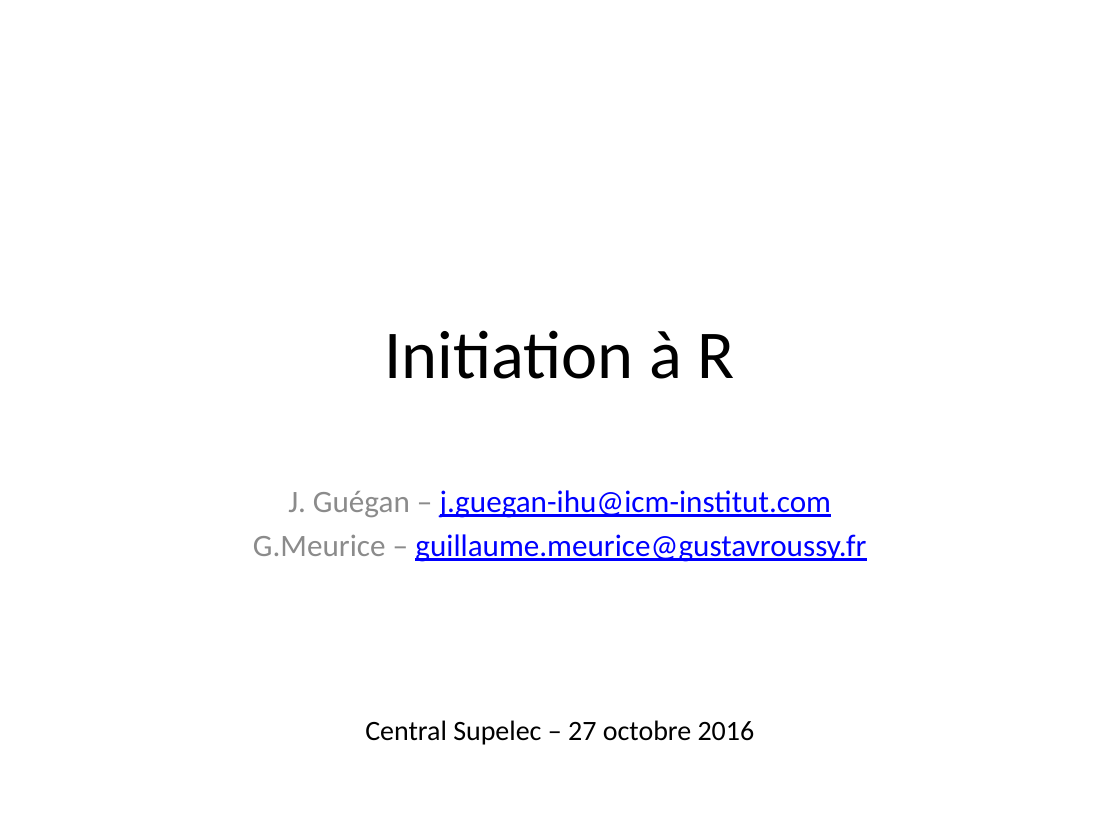
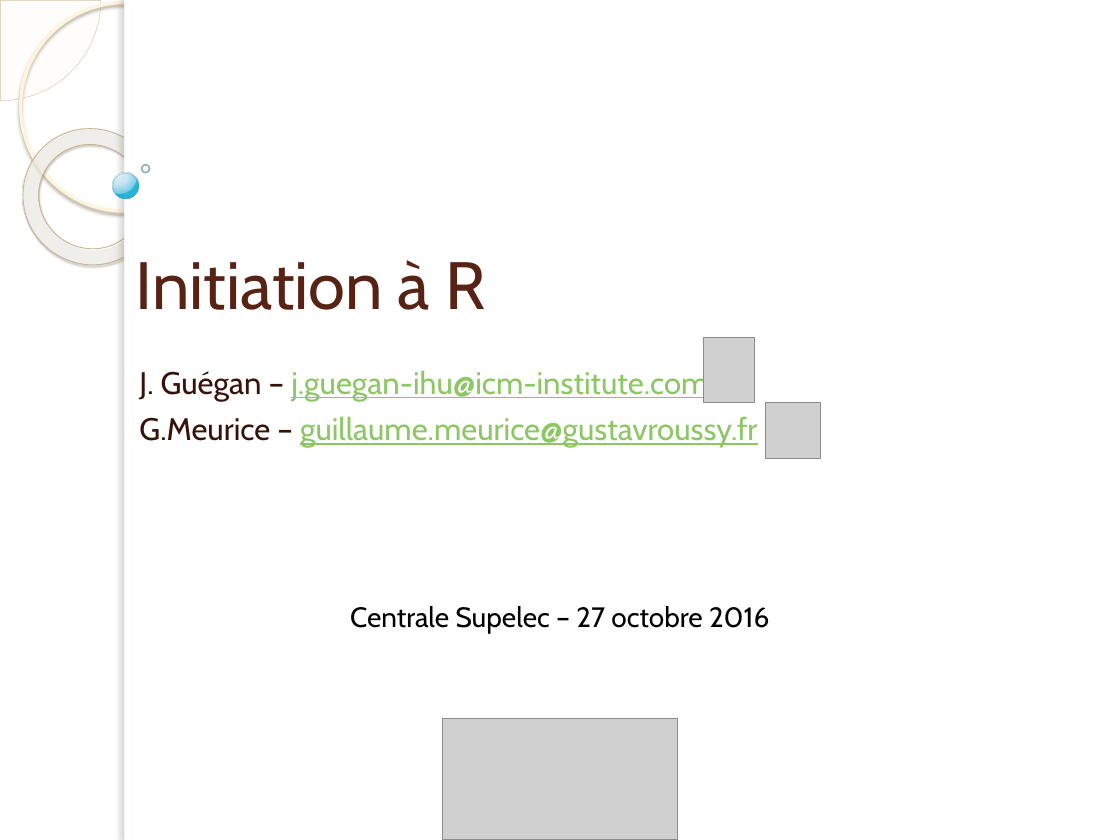
Before and after one commit to PF-BB/CentraleSupelec-R-genomics, a slide deck: slide 1 of docs/source/TP1/TP1_20161027_introR.pptx. Drawn at 1120x840 pixels with LibreOffice and Linux fonts; fonts in the diff are those of the drawing; grey boxes stand for pictures; background and template pictures are left out. Boxes give left, top, right and bottom in pixels: in the first picture for what was removed or moved away, otherwise in the second. Text is boxed around its words. In the diff, an @@ line names an element or a change of style, - is before the commit and + after.

```diff
--- a/docs/source/TP1/TP1_20161027_introR.pptx
+++ b/docs/source/TP1/TP1_20161027_introR.pptx
@@ pie slice (boxed as its full ellipse) added at box(0, 0, 101, 101), fill #FEFAF4 at 33% opacity, outline #D3C39F 0.25 pt @@
@@ ellipse added at box(20, 2, 228, 211), outline #FFF5DE 2.15 pt @@
@@ rectangle added at box(124, 0, 1120, 840), fill #FFFFFF @@
@@ rectangle added at box(124, 0, 133, 840), fill #FFFFFF @@
@@ donut added at box(0, 101, 187, 292), fill gradient #FFFCF6 to #FFFEFB to #F0D28E, outline #C7B893 0.58 pt @@
@@ title "Initiation à R": place and size @@
-title "Initiation à R" at box(385, 330, 735, 379)
+title "Initiation à R" at box(136, 260, 485, 310)
@@ title "Initiation à R" at box(136, 260, 485, 310): size 44 to 43 pt, font Calibri to Cabin, text colour #000000 to #572314; alignment centre to left; vertical alignment middle to bottom @@
@@ ellipse added at box(113, 174, 139, 199), fill gradient #DAF4FF to #C3E3F0 to #6BC7E8 to #00ABD5, outline #308EA5 0.16 pt @@
@@ ellipse added at box(142, 165, 150, 172), outline #318093 1 pt @@
@@ picture added at box(703, 337, 755, 402) @@
@@ subtitle "J. Guégan – j.guegan-ihu@icm-institute.com": place and size @@
-subtitle "J. Guégan – j.guegan-ihu@icm-institute.com" at box(253, 490, 866, 562)
+subtitle "J. Guégan – j.guegan-ihu@icm-institute.com" at box(139, 367, 757, 448)
@@ subtitle at box(139, 367, 708, 401): text changed; font Calibri to Cabin; text colour #0000FF to #8DC765 @@
-J. Guégan – j.guegan-ihu@icm-institut.com
+J. Guégan – j.guegan-ihu@icm-institute.com
@@ subtitle at box(139, 416, 757, 448): font Calibri to Cabin in "G.Meurice – guillaume.meurice@gustavroussy.fr"; text colour #8C8C8C to #361309 in "G.Meurice –"; text colour #0000FF to #8DC765 in "guillaume.meurice@gustavroussy.fr"; alignment centre to left; indent changed; more space between paragraphs @@
@@ picture added at box(765, 403, 820, 458) @@
@@ text at box(350, 606, 769, 634): text changed; font Calibri to Cabin @@
-Central Supelec – 27 octobre 2016
+Centrale Supelec – 27 octobre 2016
@@ picture added at box(442, 719, 676, 840) @@
```
Also in this commit, not shown: 17 other slides changed, 1 slide added, 1 slide removed.
